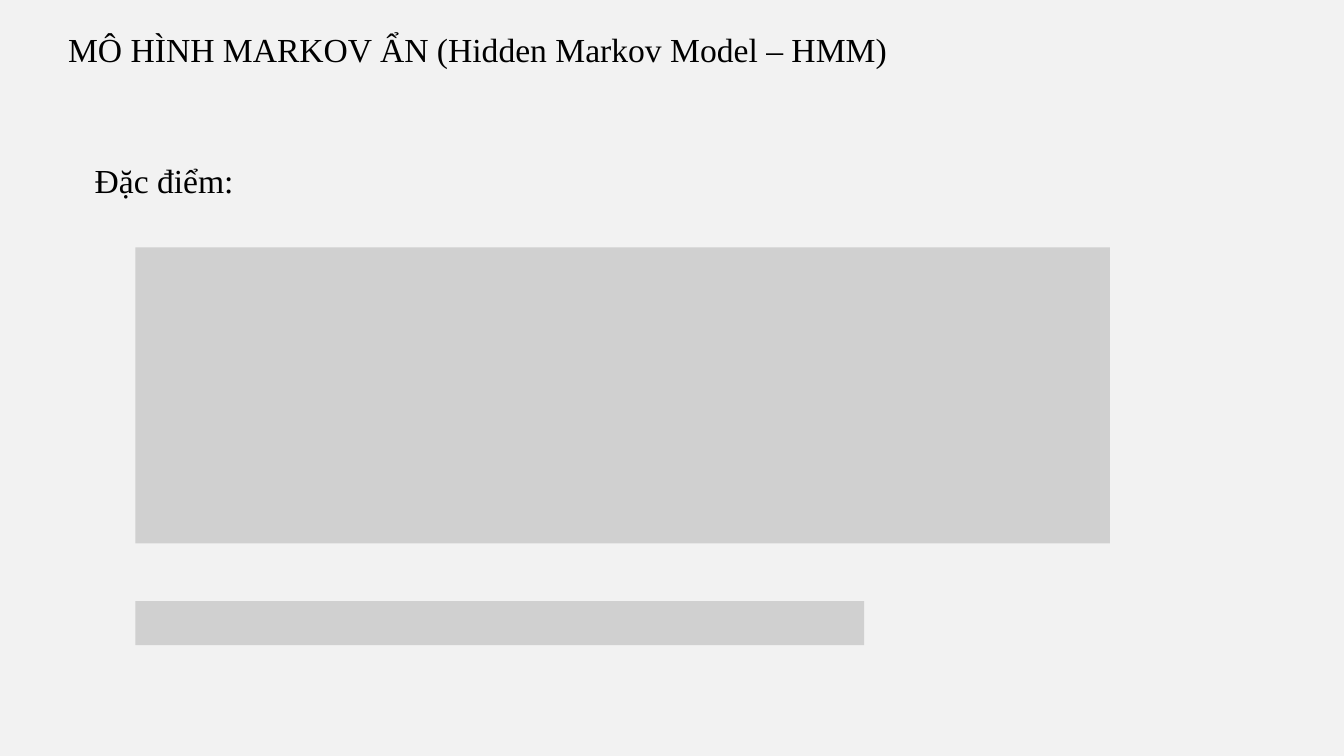
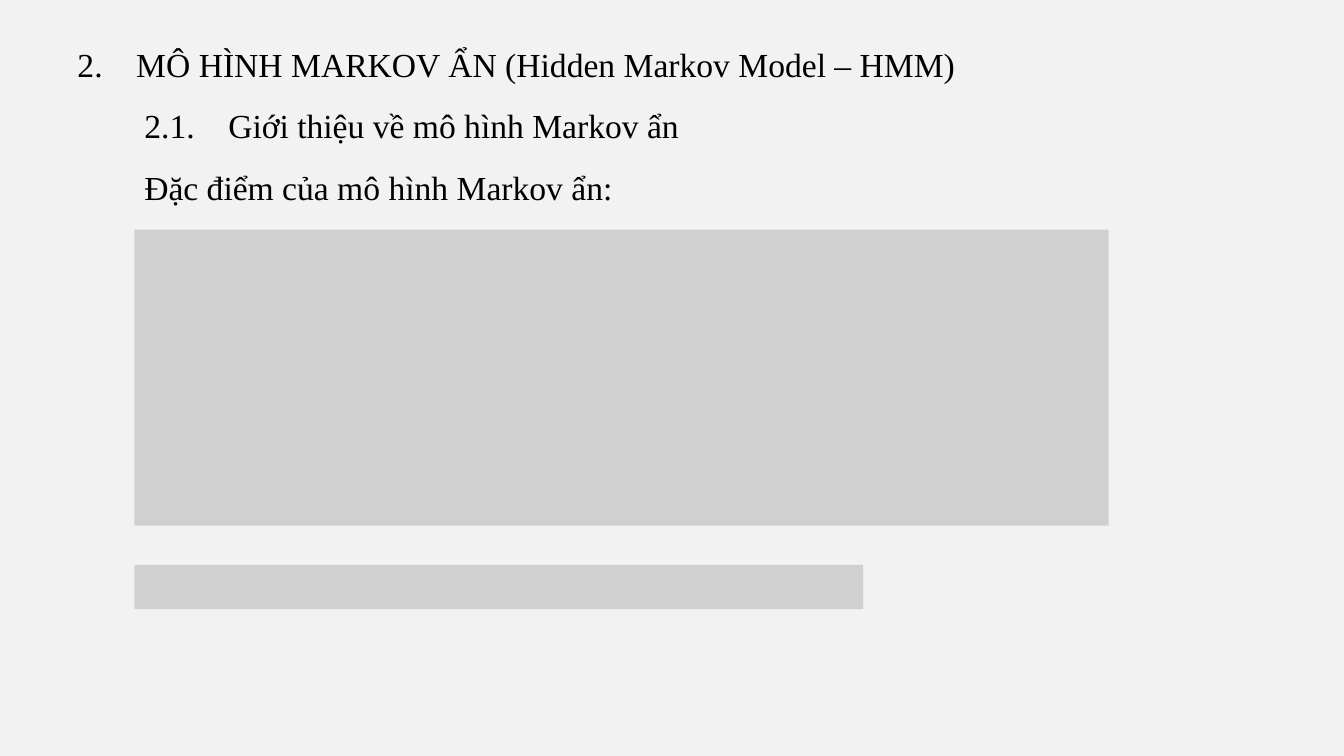
Before and after one commit to vulinh48936/bao_cao_mo_hinh_ngau_nhien, a slide deck: slide 6 of Slide/HMM.pptx (slide 5 before the commit). Drawn at 1344x756 pixels with LibreOffice and Linux fonts; fonts in the diff are those of the drawing; grey boxes stand for pictures. Boxes give left, top, right and bottom in pixels: in the first picture for what was removed or moved away, otherwise in the second. Text is boxed around its words. In the diff, an @@ line names an element or a change of style, - is before the commit and + after.

```diff
--- a/Slide/HMM.pptx
+++ b/Slide/HMM.pptx
@@ text at (77, 51, 955, 84): text changed @@
-MÔ HÌNH MARKOV ẨN (Hidden Markov Model – HMM)
+2. MÔ HÌNH MARKOV ẨN (Hidden Markov Model – HMM)
@@ text added at (144, 113, 679, 144), 24 pt, text #000000 @@
+2.1. Giới thiệu về mô hình Markov ẩn
@@ text at (144, 175, 612, 206): text changed @@
-Đặc điểm:
+Đặc điểm của mô hình Markov ẩn:
@@ picture: place and size @@
-picture at (135, 247, 1110, 543)
+picture at (134, 230, 1109, 526)
@@ picture added at (134, 565, 863, 609) @@
@@ picture removed at (135, 601, 864, 645) @@
```
Also in this commit, not shown: 9 other slides changed, 6 slides added.
